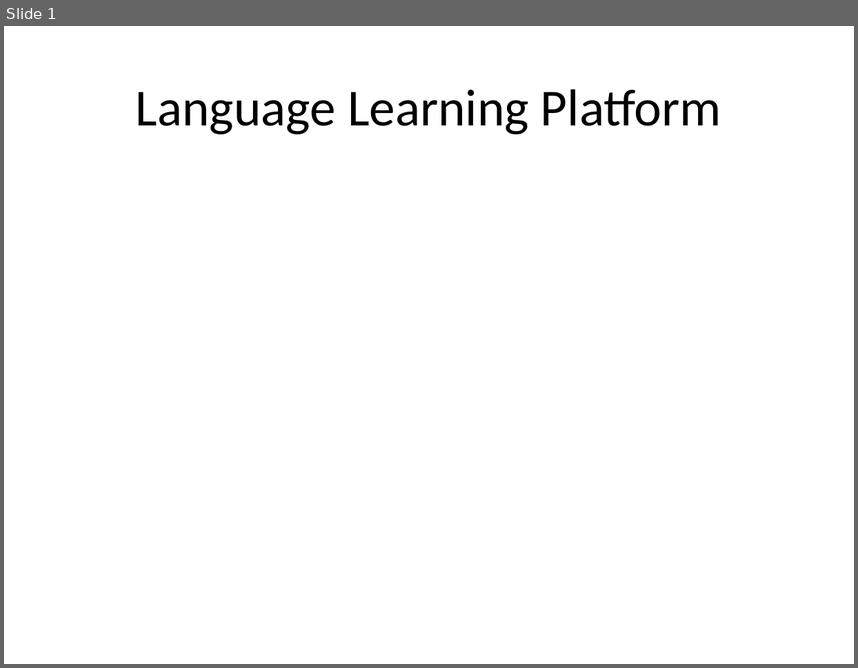
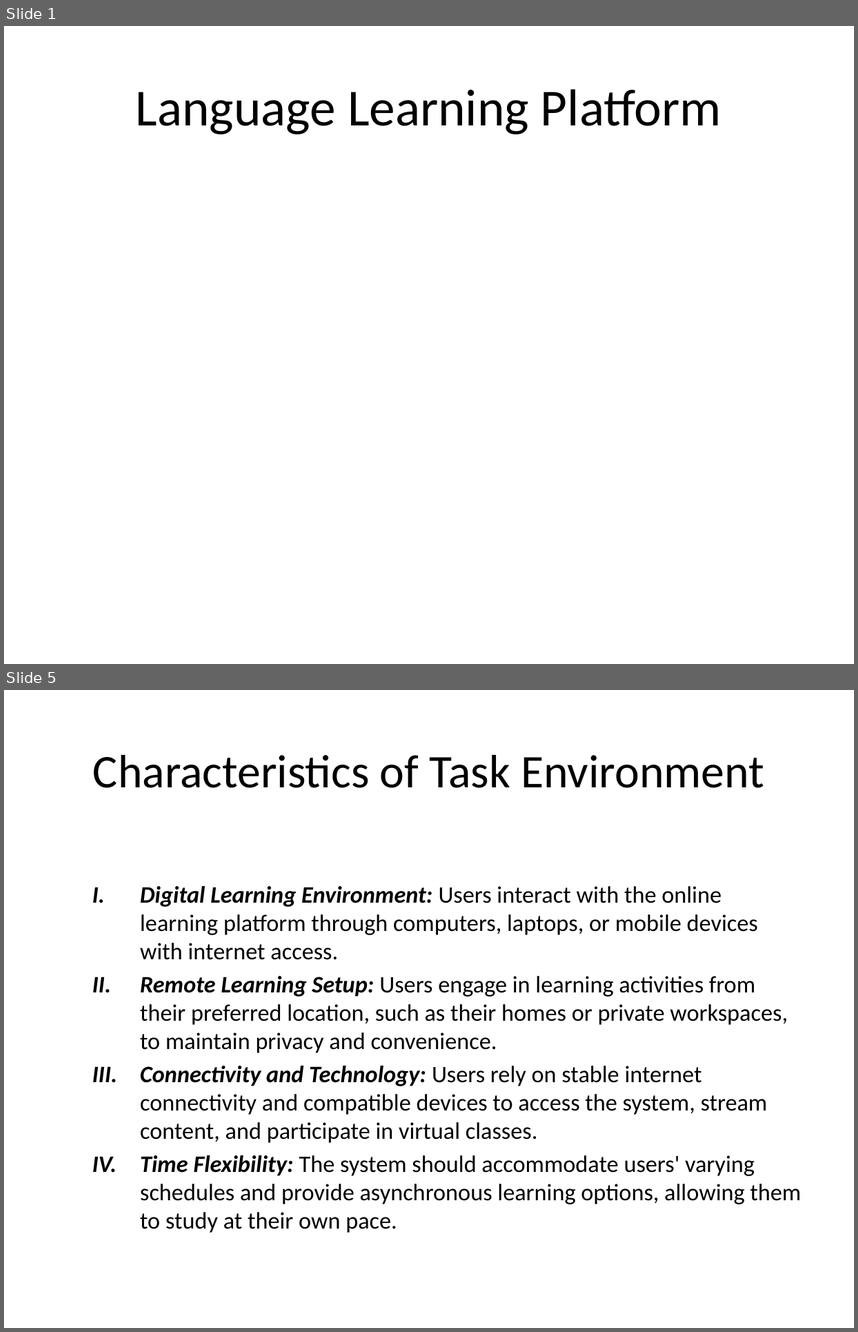
Before and after one commit to VictorMK22/PixelPioneers, a slide deck: Presentation1.pptx. Shown one above the other, each under a label of ours: slide 1 before the commit, slides 1 and 5 after it; the slides between them are not shown. The pictures are 858x668 and 858x1332 pixels, drawn with LibreOffice and Linux fonts; fonts in the diff are those of the drawing. Boxes give left, top, right and bottom in pixels: in the first picture for what was removed or moved away, otherwise in the second. Text is boxed around its words. In the diff, an @@ line names an element or a change of style, - is before the commit and + after.

```diff
--- a/Presentation1.pptx
+++ b/Presentation1.pptx
@@ slide 5 added at [4,690,854,1328], background #FFFFFF @@
@@ title added at [93,755,764,788], 39.6 pt, text #000000 @@
+Characteristics of Task Environment
@@ text added at [140,886,801,1232], 20 pt, text #000000 @@
+  I. Digital Learning Environment: Users interact with the online learning platform through computers, laptops, or mobile devices with internet access.
+  II. Remote Learning Setup: Users engage in learning activities from their preferred location, such as their homes or private workspaces, to maintain privacy and convenience.
+  III. Connectivity and Technology: Users rely on stable internet connectivity and compatible devices to access the system, stream content, and participate in virtual classes.
+  IV. Time Flexibility: The system should accommodate users' varying schedules and provide asynchronous learning options, allowing them to study at their own pace.
```
Also in this commit, not shown: 3 slides changed, 28 other slides added, 13 slides removed, 2 other files.
